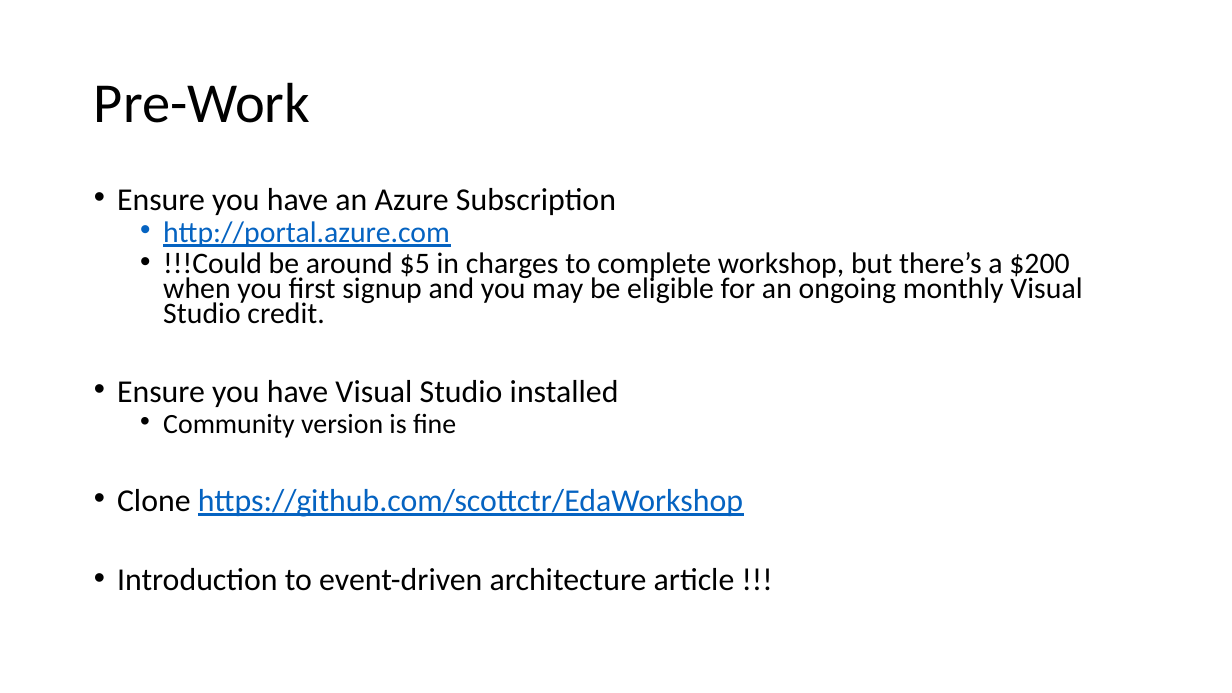
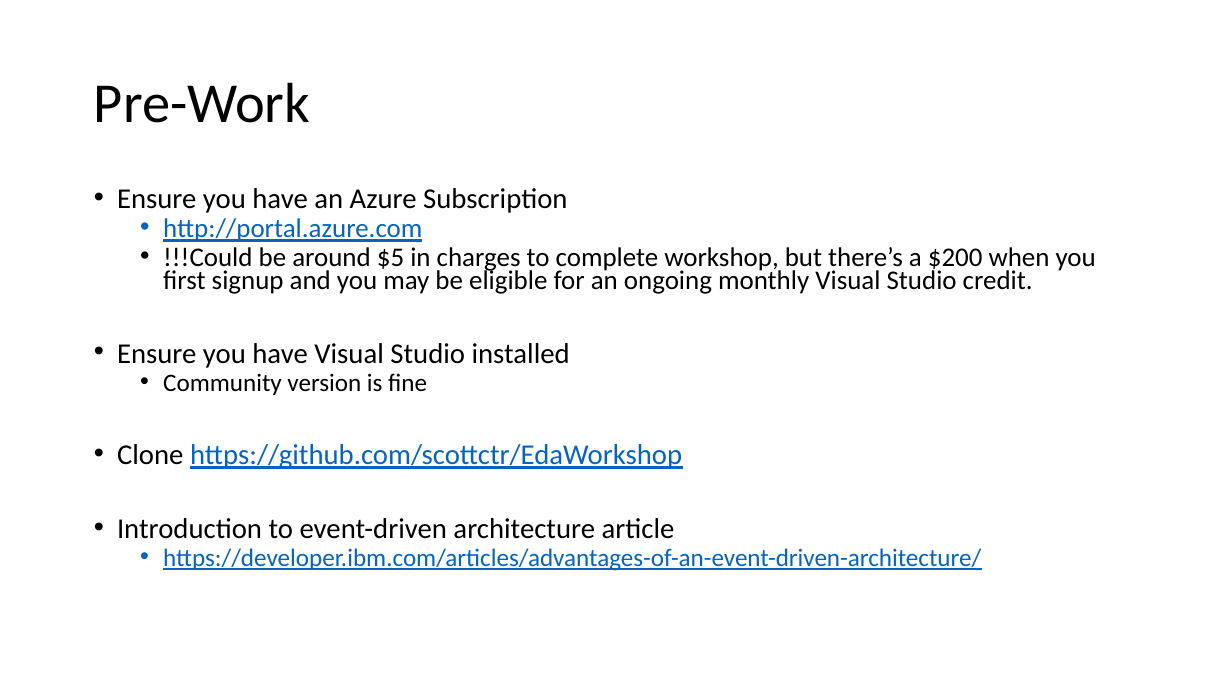
Before and after one commit to scottctr/EdaWorkshop, a slide deck: slide 2 of EventDrivenArchitectureWorkshop.pptx. Drawn at 1232x693 pixels with LibreOffice and Linux fonts; fonts in the diff are those of the drawing. Boxes give left, top, right and bottom in pixels: in the first picture for what was removed or moved away, otherwise in the second. Text is boxed around its words. In the diff, an @@ line names an element or a change of style, - is before the commit and + after.

Commit message:
Added link to EDA article for prep work.

```diff
--- a/EventDrivenArchitectureWorkshop.pptx
+++ b/EventDrivenArchitectureWorkshop.pptx
@@ text at <box>117,188,1096,469</box>: size 24.8 to 22.4 pt in "Ensure you have an Azure Subscription", "Ensure you have Visual Studio installed", "Clone https://github.com/scottctr/EdaWorkshop"; size 23.2 to 21 pt in "http://portal.azure.com", "!!!Could be around $5 in charges to ..."; size 21.7 to 19.6 pt in "Community version is fine" @@
@@ text at <box>117,518,981,571</box>: text changed; size 24.8 to 19.6 pt; text colour #000000 to #0563C1 @@
-• Introduction to event-driven architecture article !!!
+• Introduction to event-driven architecture article
+  • https://developer.ibm.com/articles/advantages-of-an-event-driven-architecture/
```
